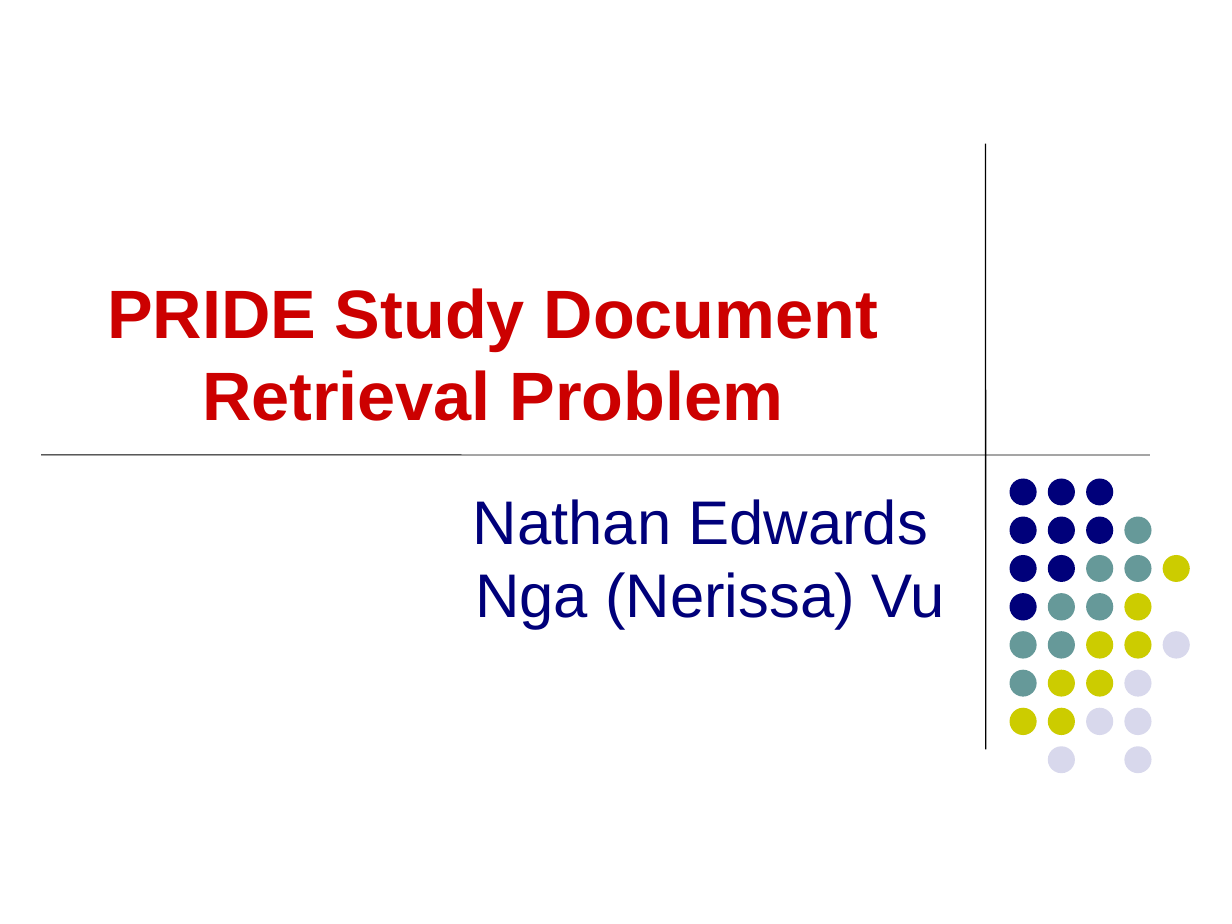
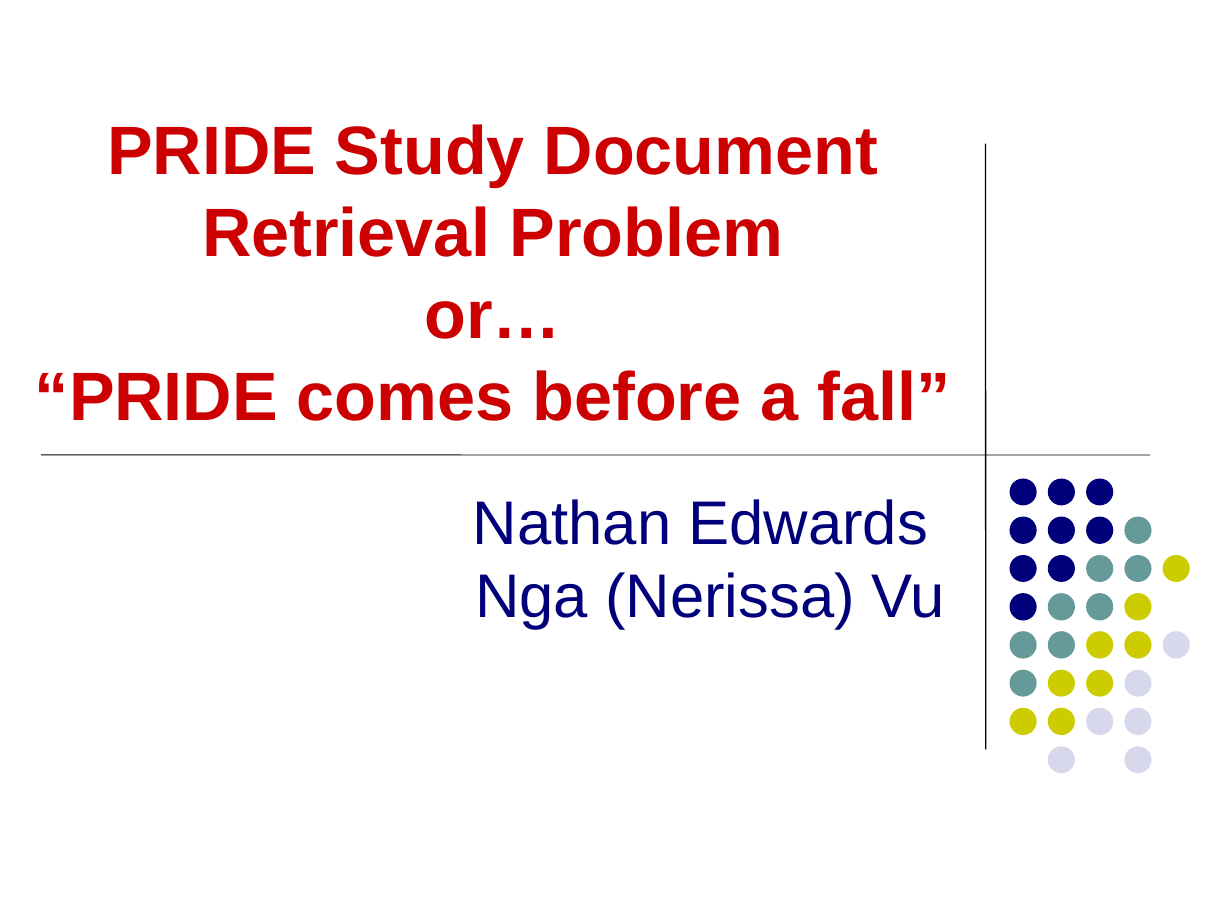
Before and after one commit to EdwardsLabProjects/pride-study-retrieval-cofest-2026, a slide deck: slide 1 of PRIDE Study Retrieval - CoFest 2026 - Final.ppt. Drawn at 1232x924 pixels with LibreOffice and Linux fonts; fonts in the diff are those of the drawing; background and template pictures are left out. Boxes give left, top, right and bottom in pixels: in the first picture for what was removed or moved away, otherwise in the second. Text is boxed around its words. In the diff, an @@ line names an element or a change of style, - is before the commit and + after.

```diff
--- a/PRIDE Study Retrieval - CoFest 2026 - Final.ppt
+++ b/PRIDE Study Retrieval - CoFest 2026 - Final.ppt
@@ title at (35, 124, 950, 421): text changed @@
-PRIDE Study Document Retrieval Problem
+PRIDE Study Document Retrieval Problem
+or…
+“PRIDE comes before a fall”
```
